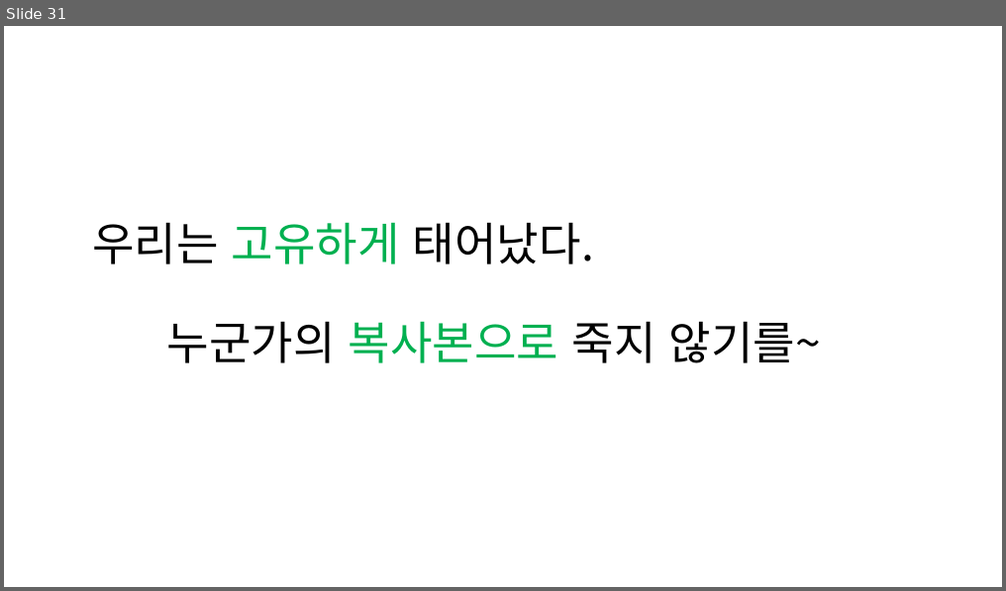
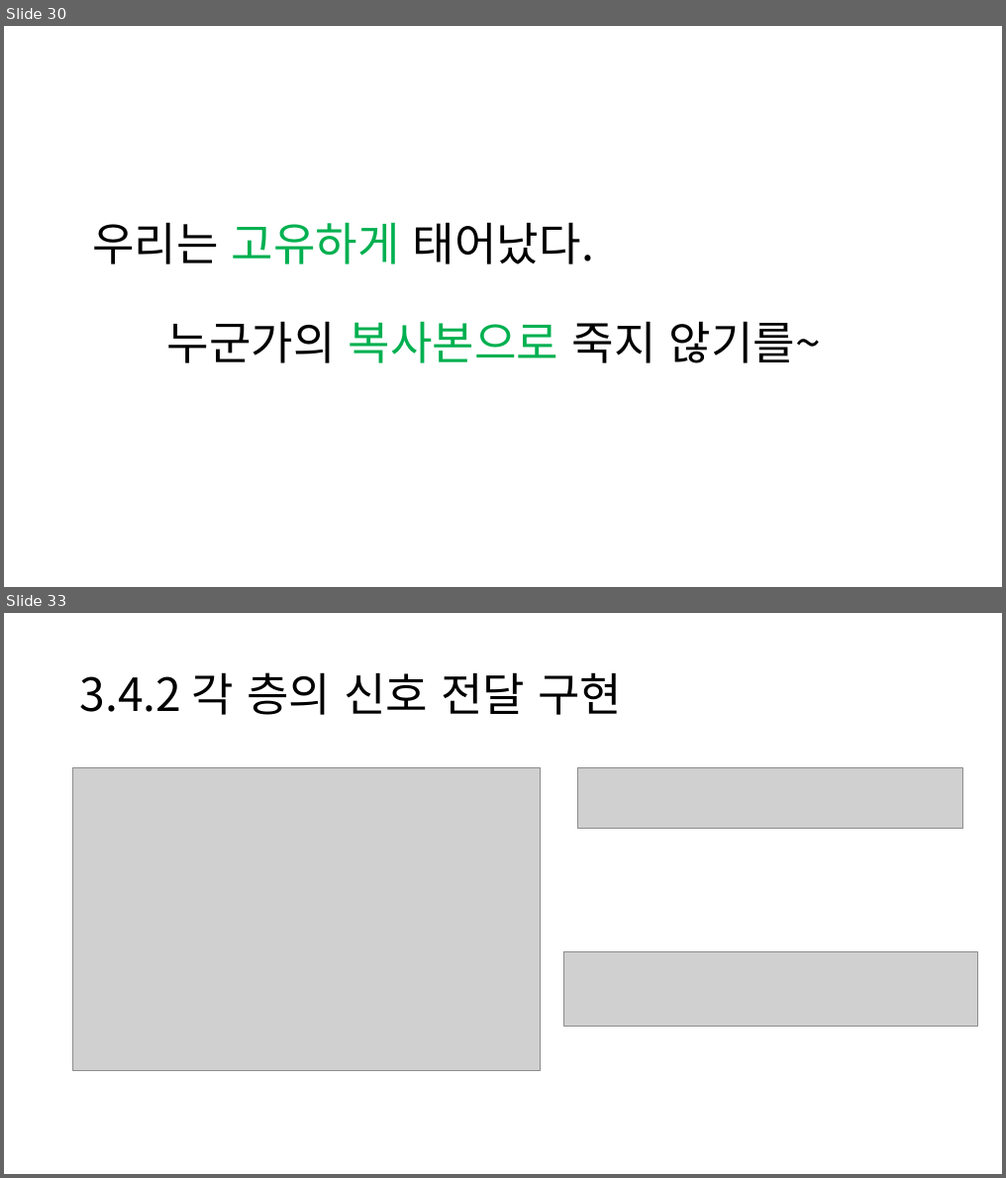
Before and after one commit to xuhu357/DeepLearningGroupStudy, a slide deck: Chapter3_신경망.pptx. Shown one above the other, each under a label of ours: slide 31 before the commit, slides 30 and 33 after it; the slides between them are not shown. The pictures are 1006x591 and 1006x1178 pixels, drawn with LibreOffice and Linux fonts; fonts in the diff are those of the drawing; grey boxes stand for pictures. Boxes give left, top, right and bottom in pixels: in the first picture for what was removed or moved away, otherwise in the second. Text is boxed around its words. In the diff, an @@ line names an element or a change of style, - is before the commit and + after.

```diff
--- a/Chapter3_신경망.pptx
+++ b/Chapter3_신경망.pptx
@@ slide 33 added at (x1=4, y1=613, x2=1002, y2=1174), background #FFFFFF @@
@@ title added at (x1=80, y1=672, x2=622, y2=715), 44 pt, text #000000 @@
+3.4.2 각 층의 신호 전달 구현
@@ picture added at (x1=73, y1=768, x2=541, y2=1070) @@
@@ picture added at (x1=578, y1=768, x2=963, y2=829) @@
@@ picture added at (x1=564, y1=953, x2=978, y2=1026) @@
@@ what was slide 31 is now slide 30 @@
```
Also in this commit, not shown: 22 other slides added, 1 slide removed.
